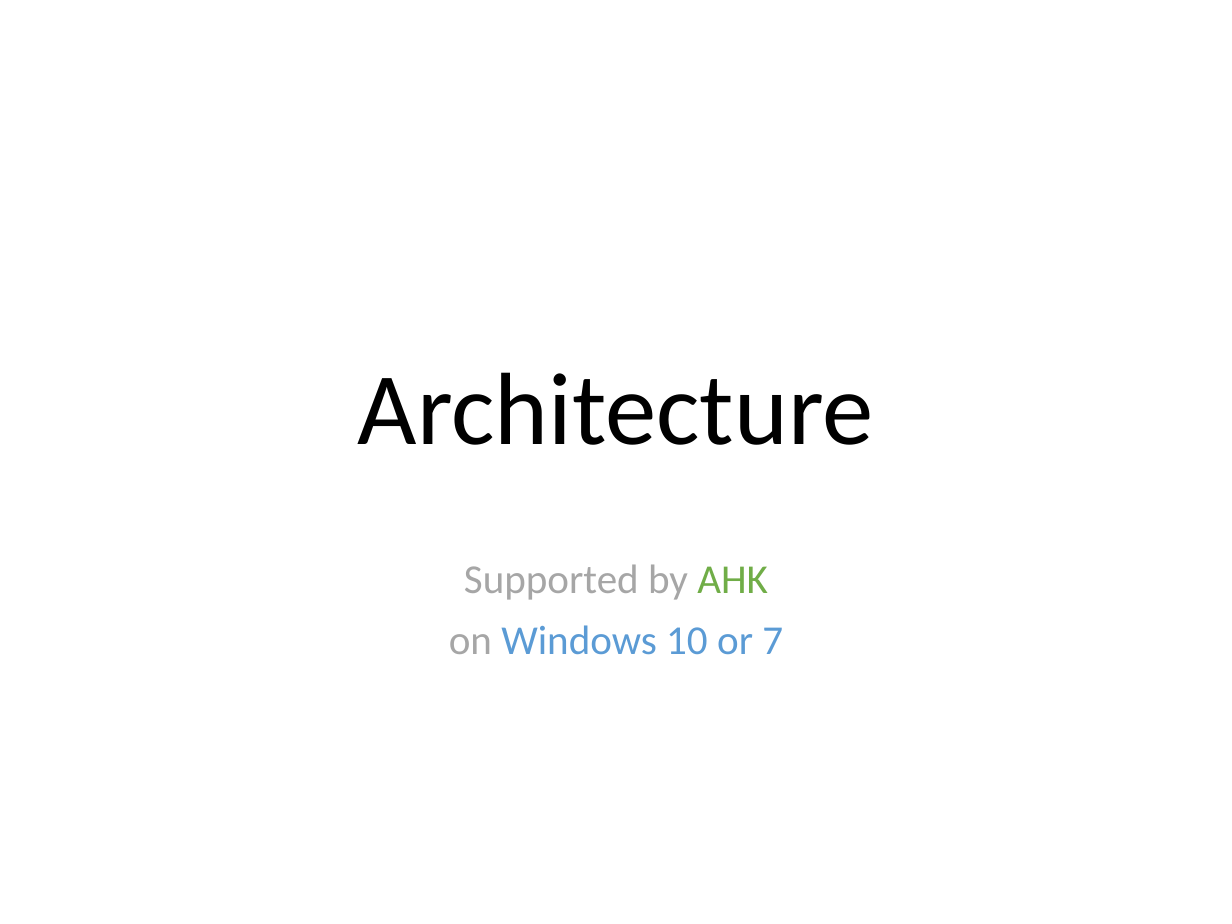
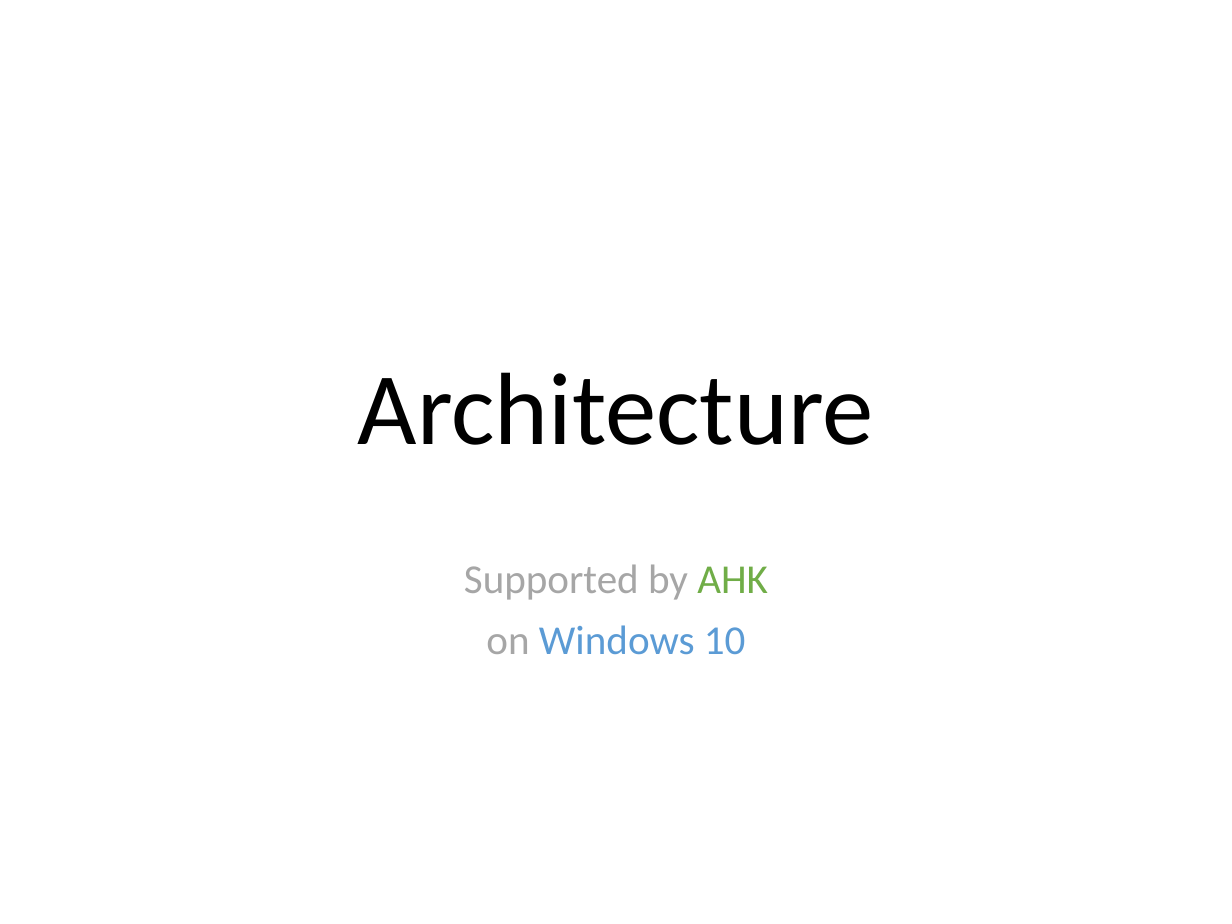
Before and after one commit to ittooo66/myAHK, a slide deck: slide 15 of MANUAL.pptx (slide 17 before the commit). Drawn at 1232x924 pixels with LibreOffice and Linux fonts; fonts in the diff are those of the drawing. Boxes give left, top, right and bottom in pixels: in the first picture for what was removed or moved away, otherwise in the second. Text is boxed around its words. In the diff, an @@ line names an element or a change of style, - is before the commit and + after.

```diff
--- a/MANUAL.pptx
+++ b/MANUAL.pptx
@@ subtitle at <box>486,625,746,655</box>: text changed @@
-on Windows 10 or 7
+on Windows 10
```
Also in this commit, not shown: 3 other slides changed, 2 slides removed.
